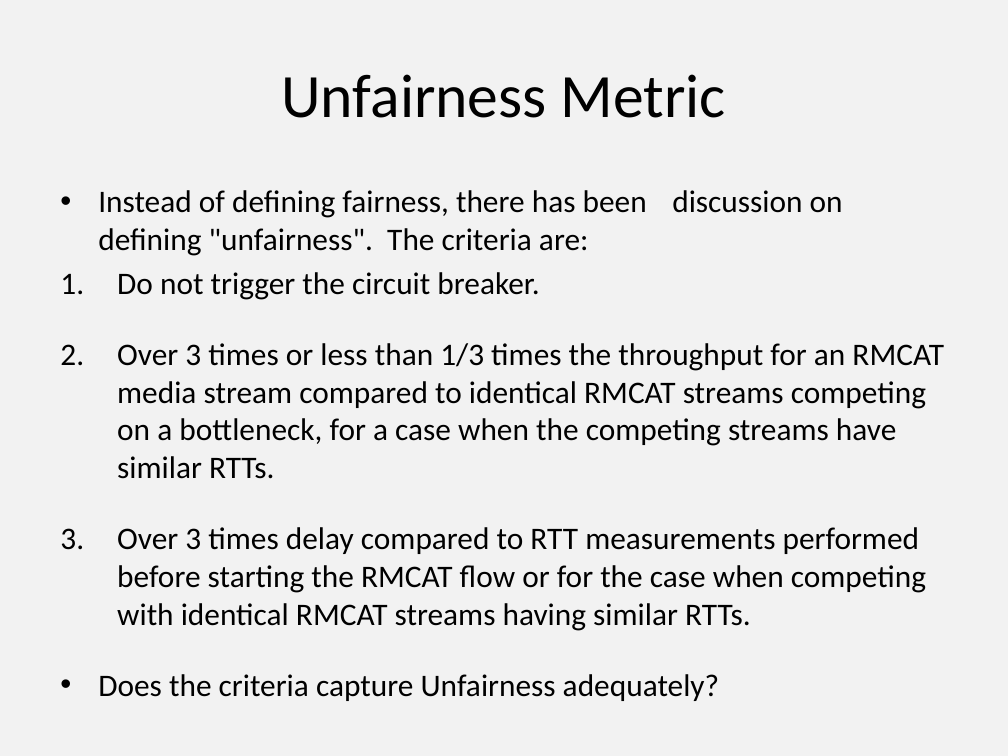
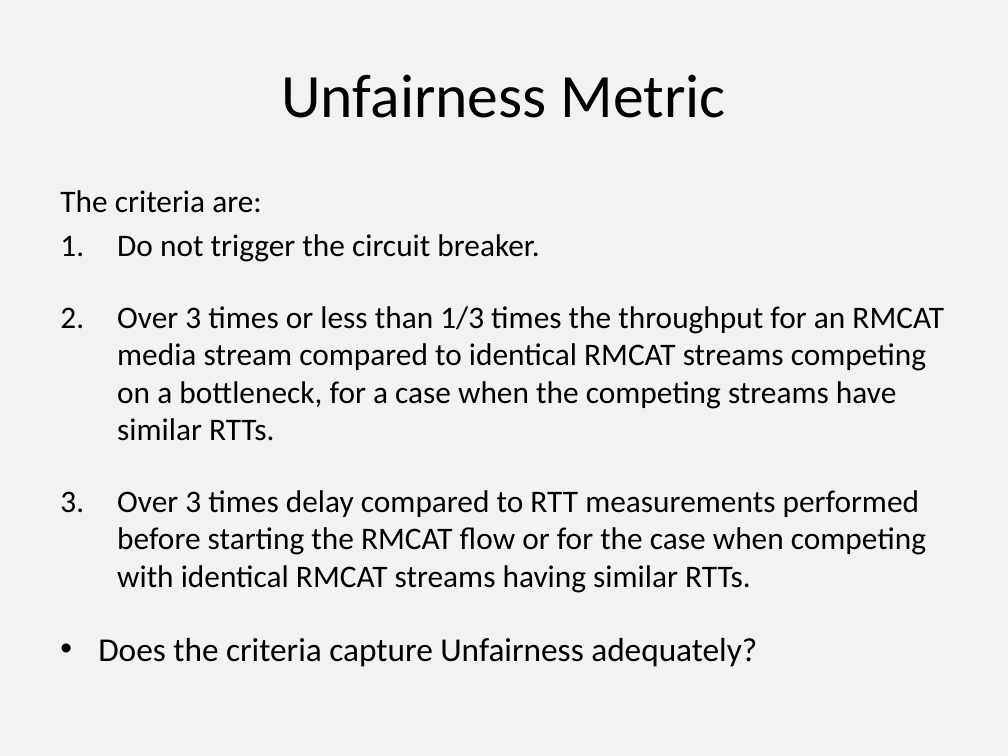
Before and after one commit to protocols-comnet/rmcat-eval-criteria, a slide deck: slide 3 of ppt-ietf87-rmcat-cc-eval-00.pptx. Drawn at 1008x756 pixels with LibreOffice and Linux fonts; fonts in the diff are those of the drawing. Boxes give left, top, right and bottom in pixels: in the first picture for what was removed or moved away, otherwise in the second. Text is boxed around its words. In the diff, an @@ line names an element or a change of style, - is before the commit and + after.

```diff
--- a/ppt-ietf87-rmcat-cc-eval-00.pptx
+++ b/ppt-ietf87-rmcat-cc-eval-00.pptx
@@ text at [60,190,262,213]: text changed @@
-• Instead of defining fairness, there has been discussion on defining "unfairness". The criteria are:
+The criteria are:
@@ text at [98,638,757,667]: size 22.4 to 23.8 pt in "Does the criteria capture Unfairness adequately?" @@
```
Also in this commit, not shown: 5 other slides changed, 1 slide added, 1 other file.
